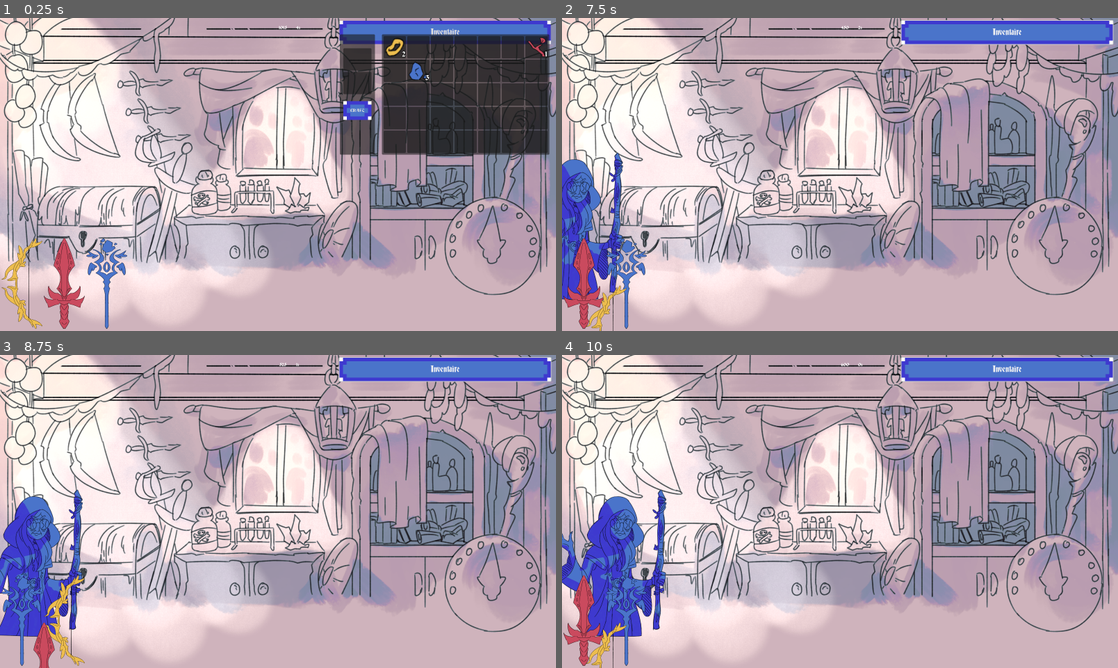
Above: before the commit, frames 1-4 (two rows, left to right).
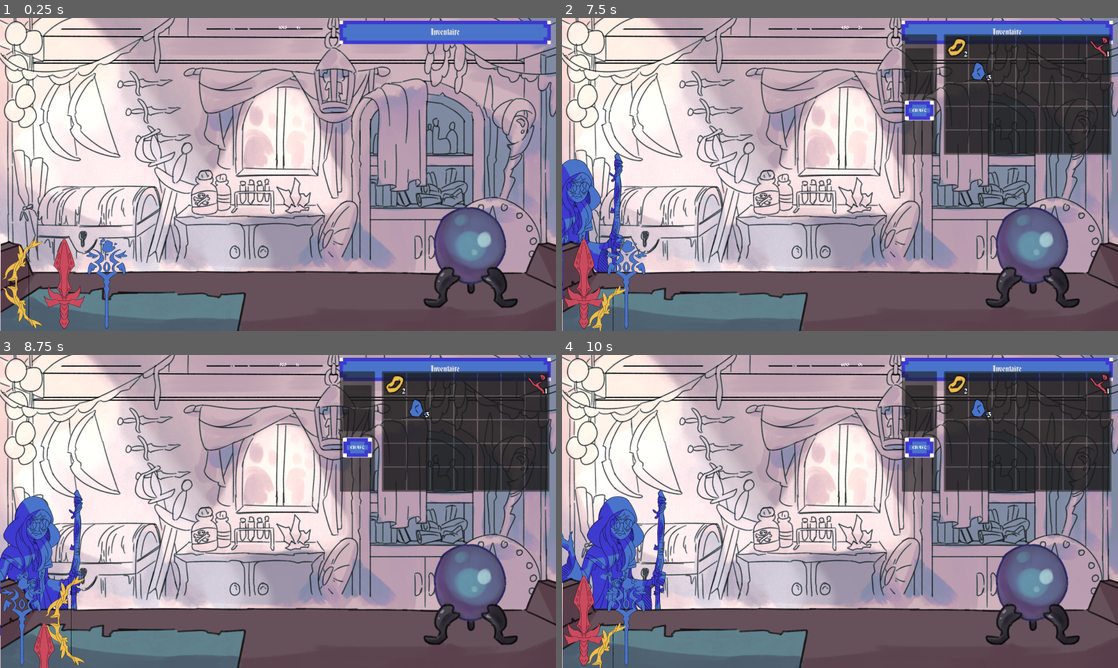
Above: after the commit, the same moments.

Repository: electron35/GMTK_Jam_Dunjunk_shop
Game: Godot game, scene res://GMTK_Jam/MainScene.tscn
The game is run twice, just before and just after one commit, with the same random seed, the same clock (stepped at 60 frames per second) and the same inputs. The engine's default icon, where the game draws it, is replaced by a stand-in: a white triangle on a blue panel in a dark square.
Inputs (mouse positions are in pixels of both pictures, inside the frame that each line leads up to):
- Up to frame 1 (0.25 s): no input
- Up to frame 2 (7.5 s): click (1034, 255) at 0.52 s; click "Inventaire" at 1.25 s; click (917, 111) at 2 s, where only the run after the commit has a clickable "CRAFT"; click "Inventaire" at 2.75 s; click (1034, 255) at 3.52 s; click (917, 111) at 4.25 s, where only the run before the commit has a clickable "CRAFT"; click "Inventaire" at 5 s; click (1034, 255) at 5.77 s; click (917, 111) at 6.5 s, where only the run after the commit has a clickable "CRAFT"; move the mouse to (584, 284) at 7.27 s; click (584, 284) at 7.42 s
- Up to frame 3 (8.75 s): click (22, 621) at 8.17 s
- Up to frame 4 (10 s): click (584, 621) at 8.92 s; click (584, 621) at 9.67 s

The runs differ from the first frame. In frame 1, 35% of the frame differs, in the area x 0-100%, y 5-100%; in frame 2, 35%; in frame 3, 35%, in the area x 0-100%, y 0-100%; in frame 4, 35%.

Commit message:
Added Crystal Ball

Diff:
--- a/GMTK_Jam/MainScene.tscn
+++ b/GMTK_Jam/MainScene.tscn
@@ -6,7 +6,9 @@
 [ext_resource type="Texture2D" uid="uid://dwbyenow560p7" path="res://GMTK_Jam/Resources/UIElement/BG.png" id="3_52tmj"]
 [ext_resource type="PackedScene" uid="uid://bd5rxguf277o2" path="res://GMTK_Jam/UIElement/CraftInventory.tscn" id="3_c8hd4"]
 [ext_resource type="PackedScene" uid="uid://c47gv16krga2d" path="res://GMTK_Jam/UIElement/stall_ui.tscn" id="5_1j3gn"]
+[ext_resource type="PackedScene" uid="uid://de88lqvcdu1df" path="res://GMTK_Jam/UIElement/CristalBall.tscn" id="6_5scpl"]
 [ext_resource type="PackedScene" uid="uid://c2kreckpasikc" path="res://GMTK_Jam/Nodes/Aventurier/AdventurerLane.tscn" id="6_jhyn8"]
+[ext_resource type="Texture2D" uid="uid://2wnu31bb6bv5" path="res://GMTK_Jam/Resources/UIElement/TABLE.png" id="8_udtci"]
 
 [node name="Scene" type="Node2D"]
 script = ExtResource("1_csqij")
@@ -28,11 +30,30 @@
 [node name="Foreground" type="CanvasLayer" parent="."]
 layer = 10
 
+[node name="StallTexture" type="TextureRect" parent="Foreground"]
+offset_left = 2.0
+offset_top = 640.0
+offset_right = 1600.0
+offset_bottom = 906.0
+texture = ExtResource("8_udtci")
+expand_mode = 1
+
 [node name="MoneyUI" parent="Foreground" instance=ExtResource("1_n71ok")]
 offset_left = 786.0
 offset_top = 11.0
 offset_right = 914.0
 offset_bottom = 44.0
+
+[node name="CristalBall" parent="Foreground" instance=ExtResource("6_5scpl")]
+anchors_preset = 3
+anchor_left = 1.0
+anchor_top = 1.0
+offset_left = -382.0
+offset_top = -358.0
+offset_right = -109.0
+offset_bottom = -65.0
+grow_horizontal = 0
+grow_vertical = 0
 
 [node name="CraftingMenu" type="Button" parent="Foreground"]
 offset_left = 977.0
@@ -44,6 +65,7 @@
 text = "Inventaire"
 
 [node name="CraftInventory" parent="Foreground/CraftingMenu" instance=ExtResource("3_c8hd4")]
+visible = false
 layout_mode = 1
 offset_left = 1.0
 offset_top = 39.0
--- a/GMTK_Jam/ScriptableObjects/Instances/Stall.tres
+++ b/GMTK_Jam/ScriptableObjects/Instances/Stall.tres
@@ -2,10 +2,8 @@
 
 [ext_resource type="Resource" uid="uid://b2t6a48khcqhd" path="res://GMTK_Jam/ScriptableObjects/Instances/Items/Bow.tres" id="1_hoje6"]
 [ext_resource type="Script" path="res://GMTK_Jam/script/data/stall_data.gd" id="1_lolwr"]
-
 [ext_resource type="Resource" uid="uid://daa6yeyoxs2sm" path="res://GMTK_Jam/ScriptableObjects/Instances/Items/Sword.tres" id="2_lqft5"]
 [ext_resource type="Resource" uid="uid://dgk3kuobijlnf" path="res://GMTK_Jam/ScriptableObjects/Instances/Items/Wand.tres" id="3_188bu"]
-
 
 [resource]
 script = ExtResource("1_lolwr")
--- /dev/null
+++ b/GMTK_Jam/UIElement/CristalBall.gd
@@ -0,0 +1,5 @@
+extends MarginContainer
+
+
+func _on_texture_rect_pressed():
+	pass # Replace with function body.
--- /dev/null
+++ b/GMTK_Jam/UIElement/CristalBall.tscn
@@ -0,0 +1,24 @@
+[gd_scene load_steps=3 format=3 uid="uid://de88lqvcdu1df"]
+
+[ext_resource type="Texture2D" uid="uid://bo7str4m16685" path="res://GMTK_Jam/Resources/UIElement/CristalBall.png" id="1_21p0q"]
+[ext_resource type="Script" path="res://GMTK_Jam/UIElement/CristalBall.gd" id="1_pvvcb"]
+
+[node name="CristalBall" type="MarginContainer"]
+anchors_preset = 15
+anchor_right = 1.0
+anchor_bottom = 1.0
+offset_right = -1319.0
+offset_bottom = -602.0
+grow_horizontal = 2
+grow_vertical = 2
+size_flags_horizontal = 3
+size_flags_vertical = 3
+script = ExtResource("1_pvvcb")
+
+[node name="TextureRect" type="TextureButton" parent="."]
+layout_mode = 2
+texture_normal = ExtResource("1_21p0q")
+ignore_texture_size = true
+stretch_mode = 0
+
+[connection signal="pressed" from="TextureRect" to="." method="_on_texture_rect_pressed"]
Not shown: 1 places in GMTK_Jam/MainScene.tscn that only renumber resources
Binary file added: GMTK_Jam/Resources/UIElement/CristalBall.png
Not shown, added: GMTK_Jam/Resources/UIElement/CristalBall.png.import
Binary file added: GMTK_Jam/Resources/UIElement/TABLE.png
Not shown, added: GMTK_Jam/Resources/UIElement/TABLE.png.import
Not shown, added: rogue.png.import
